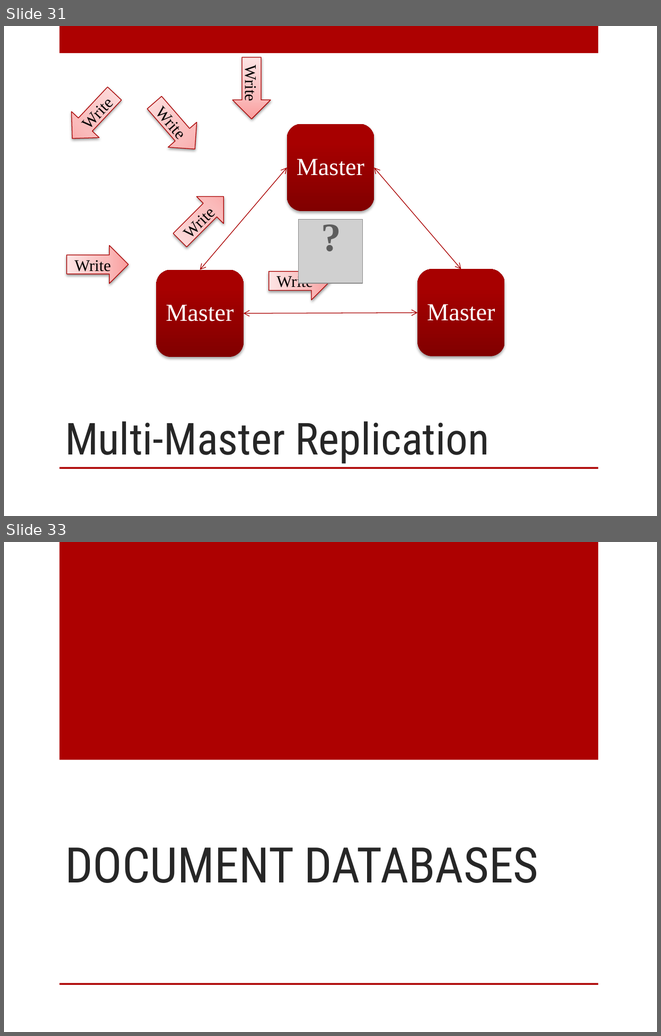
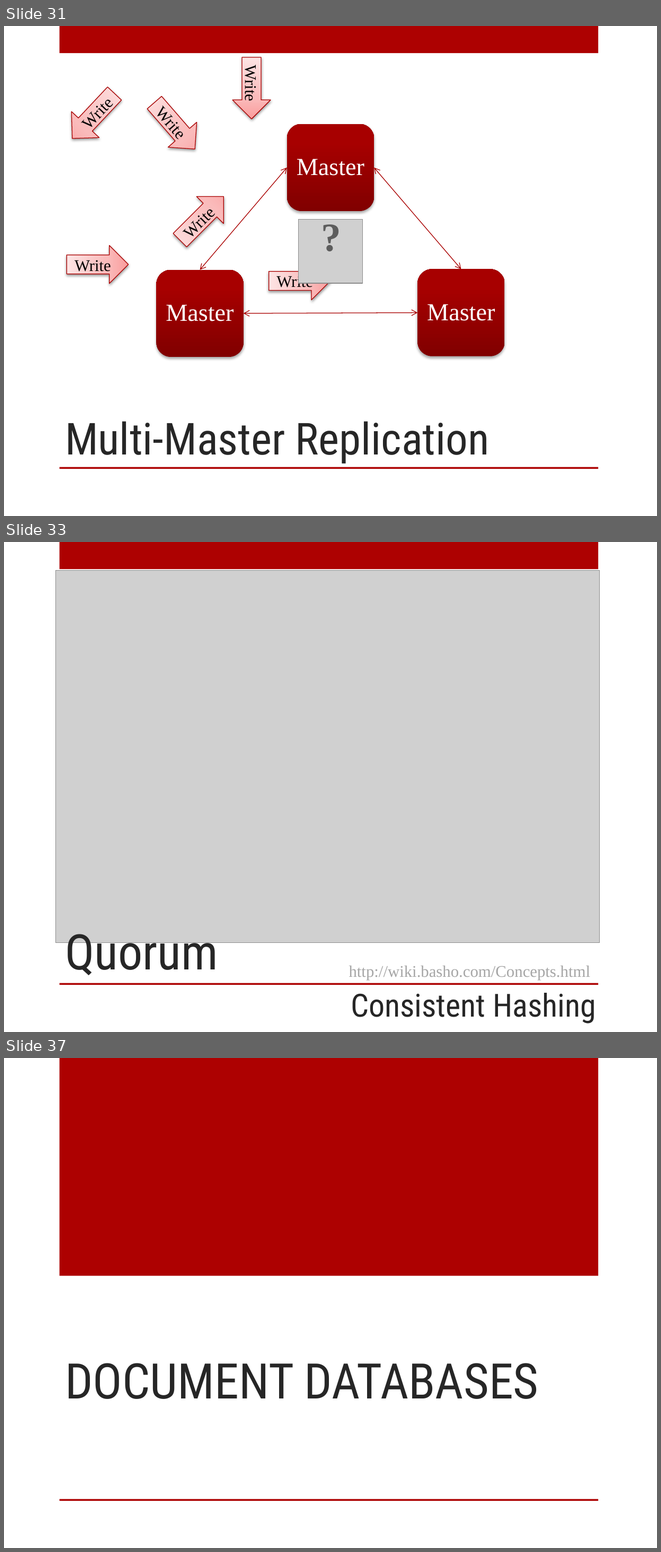
Before and after one commit to digitalBush/nosql-smackdown-talk, a slide deck: nosql-smackdown.pptx. Shown one above the other, each under a label of ours: slides 31 and 33 before the commit, slides 31, 33 and 37 after it; the slides between them are not shown. The pictures are 661x1036 and 661x1552 pixels, drawn with LibreOffice and Linux fonts; fonts in the diff are those of the drawing; grey boxes stand for pictures. Boxes give left, top, right and bottom in pixels: in the first picture for what was removed or moved away, otherwise in the second. Text is boxed around its words. In the diff, an @@ line names an element or a change of style, - is before the commit and + after.

Commit message:
Adding slides to explain quorums

```diff
--- a/nosql-smackdown.pptx
+++ b/nosql-smackdown.pptx
@@ slide 33 added at [4, 542, 657, 1032], background #FFFFFF; not listed: 2 template elements that a slide beside it also shows @@
@@ picture added at [55, 570, 600, 942] @@
@@ title added at [65, 934, 218, 981], 54 pt, text #262626 @@
+Quorum
@@ text added at [349, 965, 590, 980], 18 pt, text #A6A6A6 @@
+http://wiki.basho.com/Concepts.html
@@ text added at [351, 992, 596, 1023], 35.1 pt, text #262626 @@
+Consistent Hashing
@@ what was slide 33 is now slide 37 @@
```
Also in this commit, not shown: 1 slide changed, 3 other slides added.
